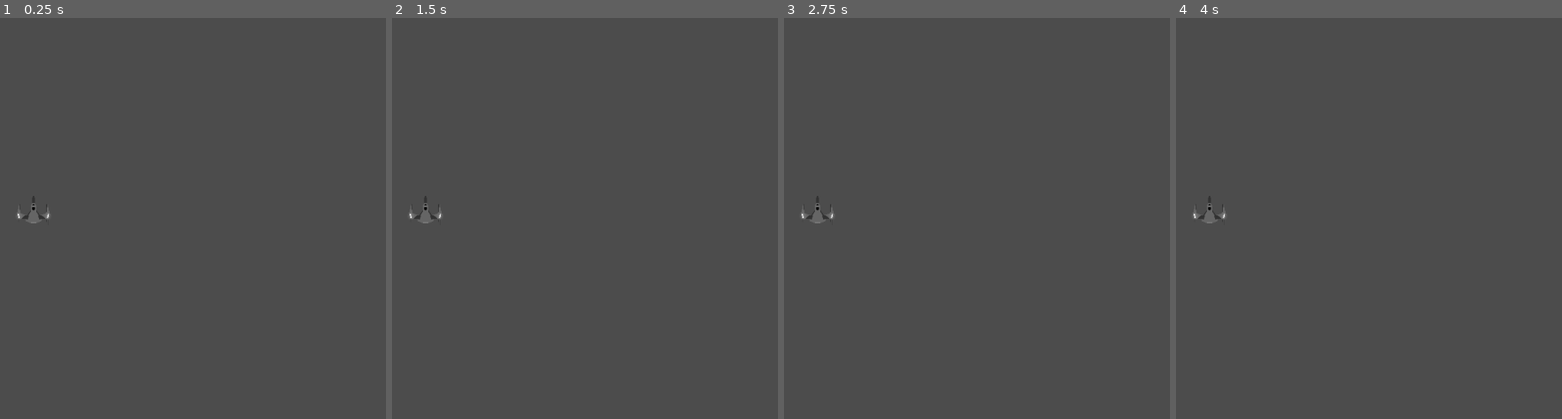
Above: before the commit, frames 1-4 (left to right).
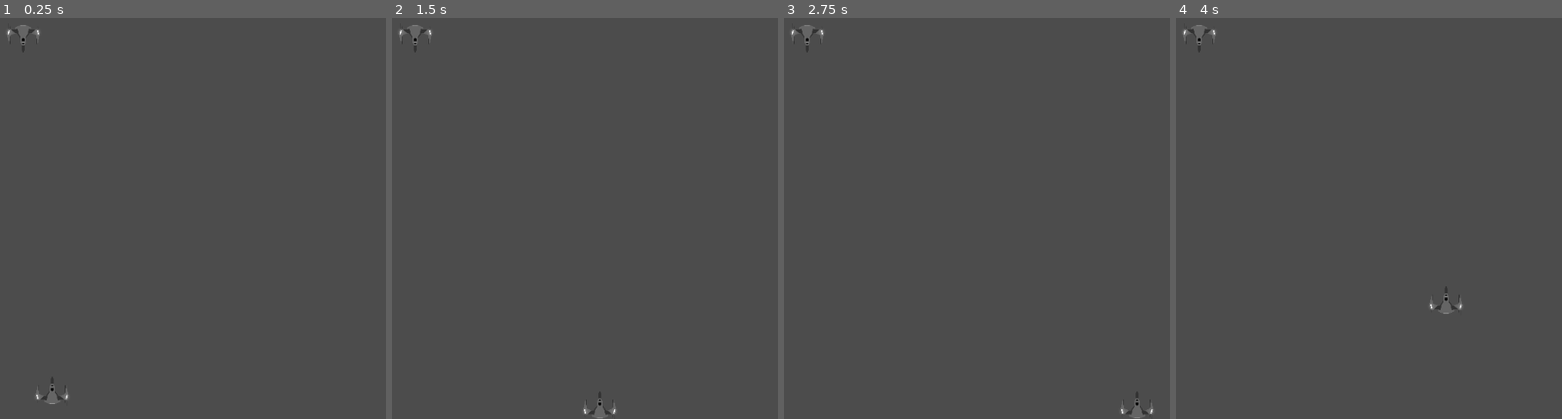
Above: after the commit, the same moments.

Repository: bstyn/SpaceShooter
Game: Godot game, scene res://src/nodes/MainScene.tscn
Same seed, same stepped clock (60 frames per second), same inputs: the game is played once before the commit and once after it.
Inputs (mouse positions are in pixels of both pictures, inside the frame that each line leads up to):
- Up to frame 1 (0.25 s): no input
- Up to frame 2 (1.5 s): tap Enter at 0.5, 0.6, 1.35 s; move the mouse to (600, 190) at 0.52 s; hold D (move_right, bound only after the commit) 0.53-1.28 s; click (600, 190) at 0.67 s; move the mouse to (outside the picture) at 1.27 s; hold S (move_down, bound only after the commit) from 1.28 s (still down); click (outside the picture) at 1.42 s
- Up to frame 3 (2.75 s): tap Space at 2 s; move the mouse to (907, 122) at 2.02 s; release S (move_down, bound only after the commit) at 2.03 s; hold D (move_right, bound only after the commit) from 2.03 s (still down); tap Enter at 2.1 s; click (907, 122) at 2.17 s
- Up to frame 4 (4 s): move the mouse to (1191, 294) at 2.77 s; release D (move_right, bound only after the commit) at 2.78 s; hold W (move_up, bound only after the commit) 2.78-3.53 s; tap Enter at 2.85, 3.6 s; click (1191, 294) at 2.92 s; move the mouse to (1442, 274) at 3.52 s; hold A (move_left, bound only after the commit) from 3.53 s (still down); click (1442, 274) at 3.67 s

The runs differ from the first frame. In frame 1, 0.5% of the frame differs, in the area x 1-18%, y 1-97%; in frame 2, 0.5%; in frame 3, 0.5%; in frame 4, 0.5%, in the area x 1-75%, y 1-74%.

Commit message:
changes to main scene

Diff:
--- a/Project_Interceptor/project.godot
+++ b/Project_Interceptor/project.godot
@@ -22,6 +22,39 @@
 
 common/drop_mouse_on_gui_input_disabled=true
 
+[input]
+
+move_left={
+"deadzone": 0.5,
+"events": [ Object(InputEventKey,"resource_local_to_scene":false,"resource_name":"","device":0,"alt":false,"shift":false,"control":false,"meta":false,"command":false,"pressed":false,"scancode":65,"physical_scancode":0,"unicode":0,"echo":false,"script":null)
+, Object(InputEventKey,"resource_local_to_scene":false,"resource_name":"","device":0,"alt":false,"shift":false,"control":false,"meta":false,"command":false,"pressed":false,"scancode":16777231,"physical_scancode":0,"unicode":0,"echo":false,"script":null)
+ ]
+}
+move_right={
+"deadzone": 0.5,
+"events": [ Object(InputEventKey,"resource_local_to_scene":false,"resource_name":"","device":0,"alt":false,"shift":false,"control":false,"meta":false,"command":false,"pressed":false,"scancode":68,"physical_scancode":0,"unicode":0,"echo":false,"script":null)
+, Object(InputEventKey,"resource_local_to_scene":false,"resource_name":"","device":0,"alt":false,"shift":false,"control":false,"meta":false,"command":false,"pressed":false,"scancode":16777233,"physical_scancode":0,"unicode":0,"echo":false,"script":null)
+ ]
+}
+move_down={
+"deadzone": 0.5,
+"events": [ Object(InputEventKey,"resource_local_to_scene":false,"resource_name":"","device":0,"alt":false,"shift":false,"control":false,"meta":false,"command":false,"pressed":false,"scancode":83,"physical_scancode":0,"unicode":0,"echo":false,"script":null)
+, Object(InputEventKey,"resource_local_to_scene":false,"resource_name":"","device":0,"alt":false,"shift":false,"control":false,"meta":false,"command":false,"pressed":false,"scancode":16777234,"physical_scancode":0,"unicode":0,"echo":false,"script":null)
+ ]
+}
+move_up={
+"deadzone": 0.5,
+"events": [ Object(InputEventKey,"resource_local_to_scene":false,"resource_name":"","device":0,"alt":false,"shift":false,"control":false,"meta":false,"command":false,"pressed":false,"scancode":87,"physical_scancode":0,"unicode":0,"echo":false,"script":null)
+, Object(InputEventKey,"resource_local_to_scene":false,"resource_name":"","device":0,"alt":false,"shift":false,"control":false,"meta":false,"command":false,"pressed":false,"scancode":16777232,"physical_scancode":0,"unicode":0,"echo":false,"script":null)
+ ]
+}
+shoot={
+"deadzone": 0.5,
+"events": [ Object(InputEventMouseButton,"resource_local_to_scene":false,"resource_name":"","device":0,"alt":false,"shift":false,"control":false,"meta":false,"command":false,"button_mask":0,"position":Vector2( 0, 0 ),"global_position":Vector2( 0, 0 ),"factor":1.0,"button_index":1,"pressed":false,"doubleclick":false,"script":null)
+, Object(InputEventKey,"resource_local_to_scene":false,"resource_name":"","device":0,"alt":false,"shift":false,"control":false,"meta":false,"command":false,"pressed":false,"scancode":32,"physical_scancode":0,"unicode":0,"echo":false,"script":null)
+ ]
+}
+
 [physics]
 
 common/enable_pause_aware_picking=true
--- a/Project_Interceptor/src/nodes/MainScene.tscn
+++ b/Project_Interceptor/src/nodes/MainScene.tscn
@@ -1,8 +1,17 @@
-[gd_scene load_steps=2 format=2]
+[gd_scene load_steps=4 format=2]
 
 [ext_resource path="res://src/nodes/Player_spaceship.tscn" type="PackedScene" id=1]
+[ext_resource path="res://src/nodes/Enemy_spaceship.tscn" type="PackedScene" id=2]
+[ext_resource path="res://src/nodes/Player_area.tscn" type="PackedScene" id=3]
 
 [node name="MainScene" type="Node2D"]
 
+[node name="Enemy_spaceship" parent="." instance=ExtResource( 2 )]
+position = Vector2( 470, 48 )
+rotation = 3.14159
+
 [node name="Player_spaceship" parent="." instance=ExtResource( 1 )]
-position = Vector2( 485, 298 )
+position = Vector2( 512, 560 )
+
+[node name="Player_area" parent="." instance=ExtResource( 3 )]
+position = Vector2( 0, 408 )
--- a/Project_Interceptor/src/nodes/Player_spaceship.tscn
+++ b/Project_Interceptor/src/nodes/Player_spaceship.tscn
@@ -1,8 +1,10 @@
-[gd_scene load_steps=2 format=2]
+[gd_scene load_steps=3 format=2]
 
 [ext_resource path="res://src/assets/sprites/pngkey.com-nasa-spaceship-png-3220715.png" type="Texture" id=1]
+[ext_resource path="res://src/scripts/player/Player_spaceship.gd" type="Script" id=2]
 
 [node name="Player_spaceship" type="KinematicBody2D"]
+script = ExtResource( 2 )
 
 [node name="Sprite" type="Sprite" parent="."]
 position = Vector2( -0.25, 0 )
Not shown, changed: Project_Interceptor/addons/terminal/theme/theme.tres
